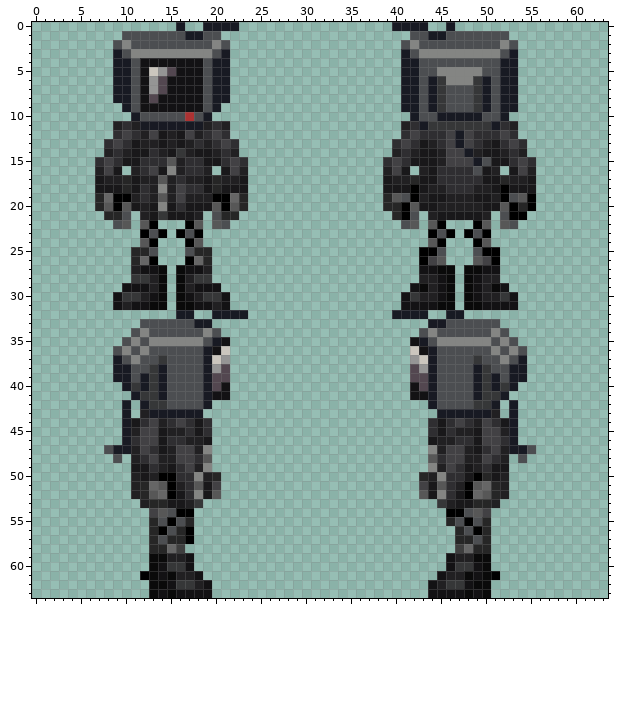
Edited in one commit: pixel-art sprite (code/modules/unit_tests/screenshots/screenshot_humanoids__datum_species_ipc.png). That is the earlier state.
The file is 64x64 pixels. Colours within 5 levels of each other are drawn and written as one.
After:
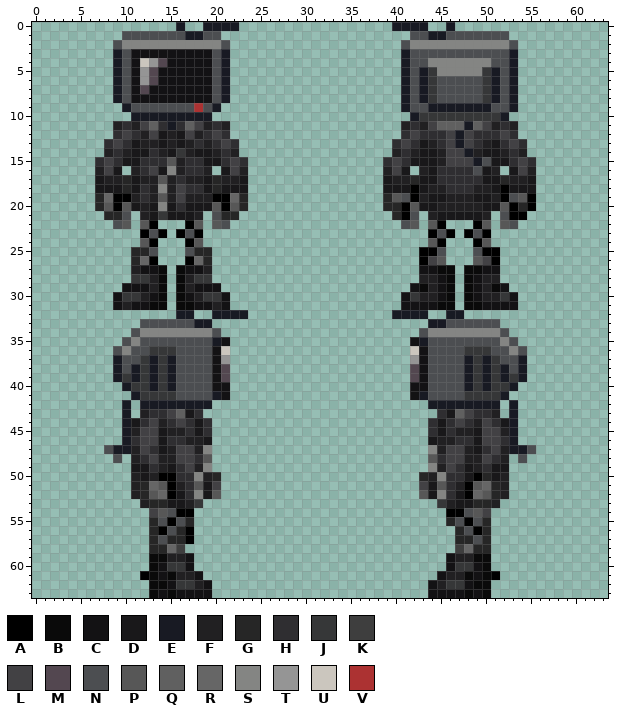
Palette (. is transparent): A #000000  B #0a0a0a  C #131214  D #19181a  E #181a23  F #212022  G #262626  H #2f2e31  J #363738  K #3e3e3e  L #424144  M #534750  N #4c4e51  P #575757  Q #606060  R #666666  S #848583  T #959595  U #cbc6be  V #ac3232
Changes in this commit:
Colour M gives way to colour C in row 5 at x 15; in rows 6 to 7 at x 14; in row 8 at x 13; in rows 39 to 40 at x 20 and 43.
Colour N gives way to colour C in rows 4 to 8 at x 11 and 19.
Colour S gives way to colour C in row 3 at x 11 to 19.
Colour T gives way to colour C in row 5 at x 14; in row 7 at x 13; in row 38 at x 20 and 43.
Colour U gives way to colour C in row 37 at x 20 and 43.
Colour E gives way to colour D in row 43 at x 17 and 46.
Colour C gives way to colour E in row 41 at x 20 and 43.
Colour J gives way to colour E in row 9 at x 45 and 49; in row 11 at x 48; in rows 38 to 40 at x 13 and 50; in row 42 at x 13 to 14 and 49 to 50.
Colour N gives way to colour E in rows 5 to 8 at x 43 and 51; in row 9 at x 46 to 48; in row 10 at x 12 to 16 and 18; in row 37 at x 13, 15, 48 and 50; in rows 38 to 39 at x 11, 15, 48 and 52; in row 40 at x 15 and 48.
Colour N gives way to colour E in row 42 at x 15 to 18 and 45 to 48.
Colour V gives way to colour E in row 10 at x 17.
Colour E gives way to colour F in row 11 at x 43 and 51.
Colour E gives way to colour H in row 11 at x 14 and 16; in row 43 at x 13 to 14, 18, 45 and 49 to 50.
Colour E gives way to colour J in rows 6 to 8 at x 44 and 50; in row 10 at x 45 to 49; in row 38 at x 14 and 49; in row 39 at x 10, 12, 14, 49, 51 and 53; in row 40 at x 12, 14, 49 and 51; in row 41 at x 14 and 49.
Colour N gives way to colour J in row 5 at x 44 and 50; in row 10 at x 43 to 44 and 50 to 51; in row 36 at x 13 to 15 and 48 to 50; in rows 37 to 38 at x 12 and 51; in row 41 at x 15 and 48.
Colour E gives way to colour L in row 11 at x 12 and 18; in row 43 at x 15 and 48.
Colour J gives way to colour L in row 11 at x 44 and 50.
Colour C gives way to colour M in row 4 at x 14; in row 7 at x 12.
Colour T gives way to colour M in row 6 at x 13.
Colour U gives way to colour M in row 5 at x 13.
Colour C gives way to colour N in row 9 at x 12 to 17.
Colour E gives way to colour N in rows 4 to 8 at x 10, 20, 42 and 52; in row 9 at x 42 and 52; in rows 36 to 37 at x 19 and 44; in row 38 at x 10, 19, 44 and 53; in rows 39 to 41 at x 19 and 44.
Colour J gives way to colour N in rows 6 to 8 at x 45 and 49.
Colour S gives way to colour N in row 3 at x 43 to 51; in row 6 at x 46 to 48; in row 35 at x 13 to 18 and 45 to 50; in row 36 at x 12 and 51; in row 37 at x 11 and 52.
Colour E gives way to colour Q in row 11 at x 13 and 17; in row 43 at x 16 and 47.
Colour J gives way to colour Q in row 11 at x 45 to 47 and 49.
Colour N gives way to colour S in row 2 at x 11 to 19 and 43 to 51; in row 4 at x 44 to 50; in row 34 at x 13 to 18 and 45 to 50.
Colour C gives way to colour T in row 4 at x 13; in rows 5 to 6 at x 12.
Colour C gives way to colour U in row 4 at x 12.
Colour C gives way to colour V in row 9 at x 18.
